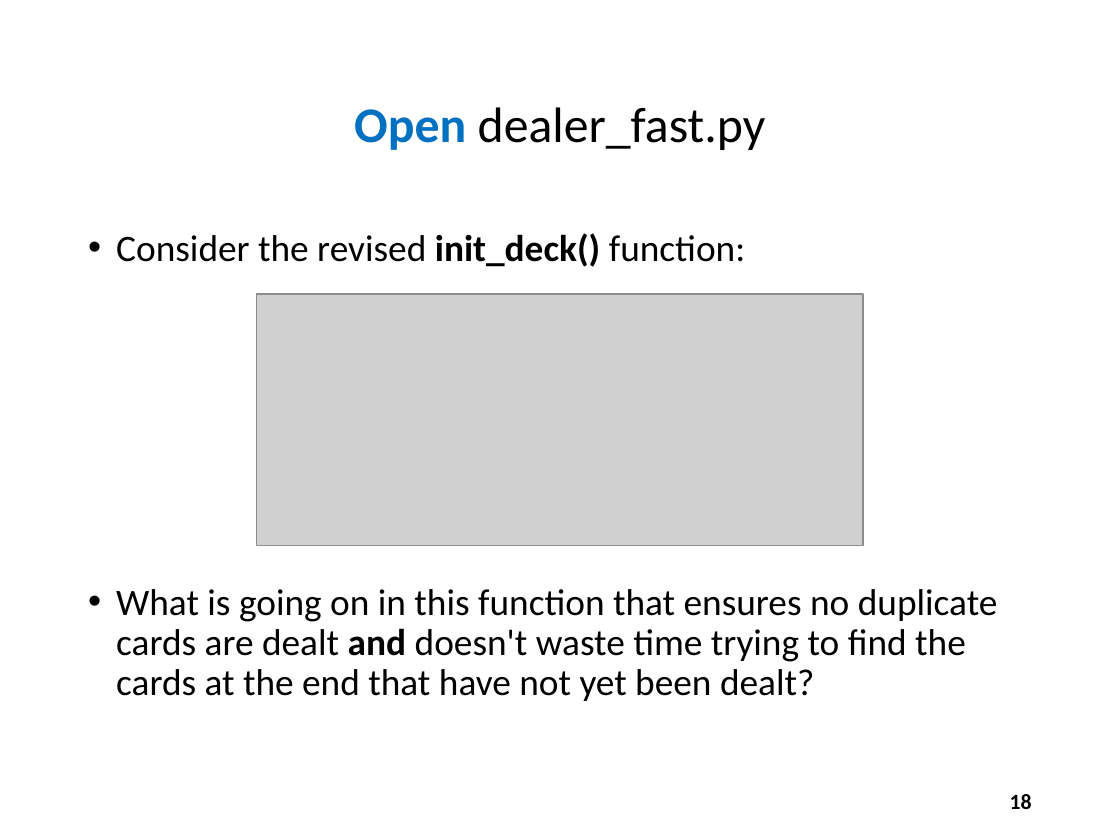
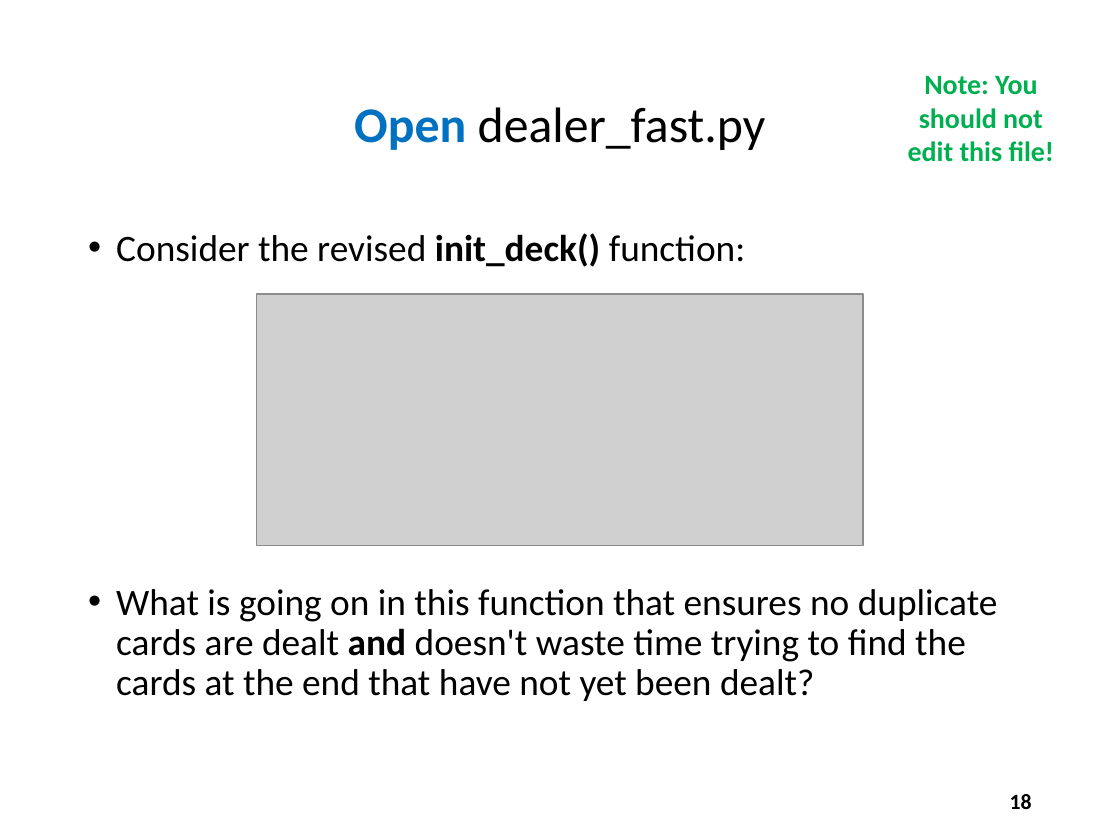
Before and after one commit to dbiersach/scicomp101, a slide deck: slide 18 of Session 10 - Random Numbers and Algorithms/Session 10 - Random Numbers and Algorithms.pptx. Drawn at 1120x840 pixels with LibreOffice and Linux fonts; fonts in the diff are those of the drawing; grey boxes stand for pictures. Boxes give left, top, right and bottom in pixels: in the first picture for what was removed or moved away, otherwise in the second. Text is boxed around its words. In the diff, an @@ line names an element or a change of style, - is before the commit and + after.

```diff
--- a/Session 10 - Random Numbers and Algorithms/Session 10 - Random Numbers and Algorithms.pptx
+++ b/Session 10 - Random Numbers and Algorithms/Session 10 - Random Numbers and Algorithms.pptx
@@ text added at [908,76,1055,162], 18 pt, text #00B050, bold @@
+Note: You should not edit this file!
```
Also in this commit, not shown: 9 other slides changed, 7 other files.
